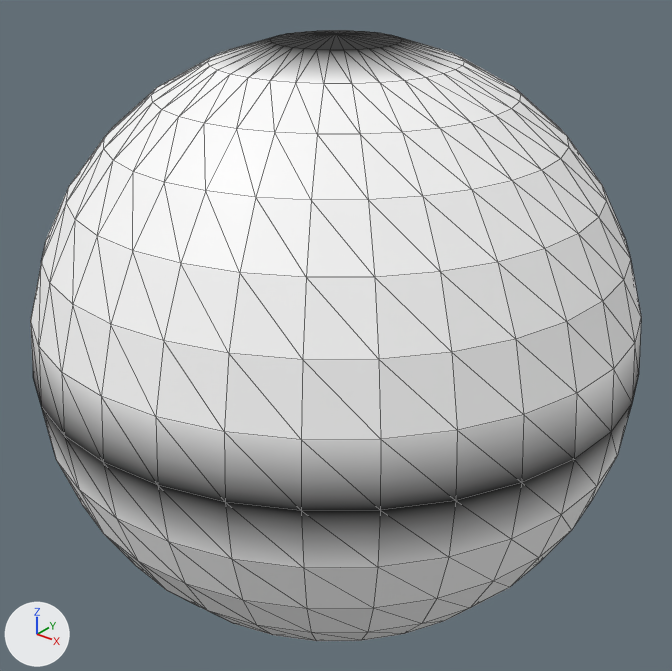
What one commit did to the glTF model assets/sphere.glb.
Camera for both pictures: a 50 mm lens placed at (1.804, -2.255, 1.399), pointed at (0.0, 0.0, 0.001). The axes (+X, +Y, +Z) are drawn at lower left. The lights are the same throughout. Mesh edges are drawn as thin lines. Vertices at the same position are counted once.
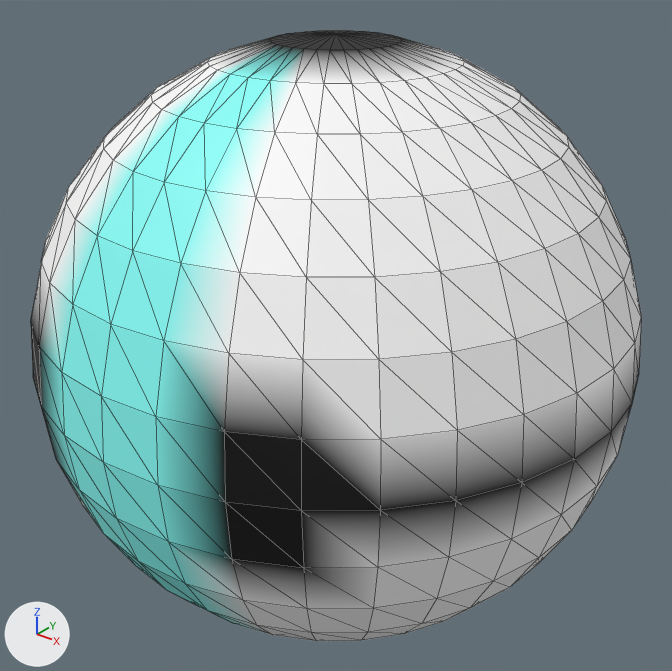
The change in detail:
me_sphere has 482 vertices, 960 faces and spans x -1.0..1.0, y -1.0..1.0, z -1.0..1.0.
me_sphere is used by ob_sphere; location (0.0, 0.0, 0.0).
me_sphere part 1: 276 faces centred in x -0.65..0.65, y -0.99..0.99, z -0.96..0.96 are repainted in the vertex colours; the middle colour goes from white #ffffff to cyan #89fff9.

What differs and where, as boxes [x1, y1, x2, y2] in the pictures (672 x 671 px):
part 1 of me_sphere, recoloured: [31, 45, 381, 635] in both
